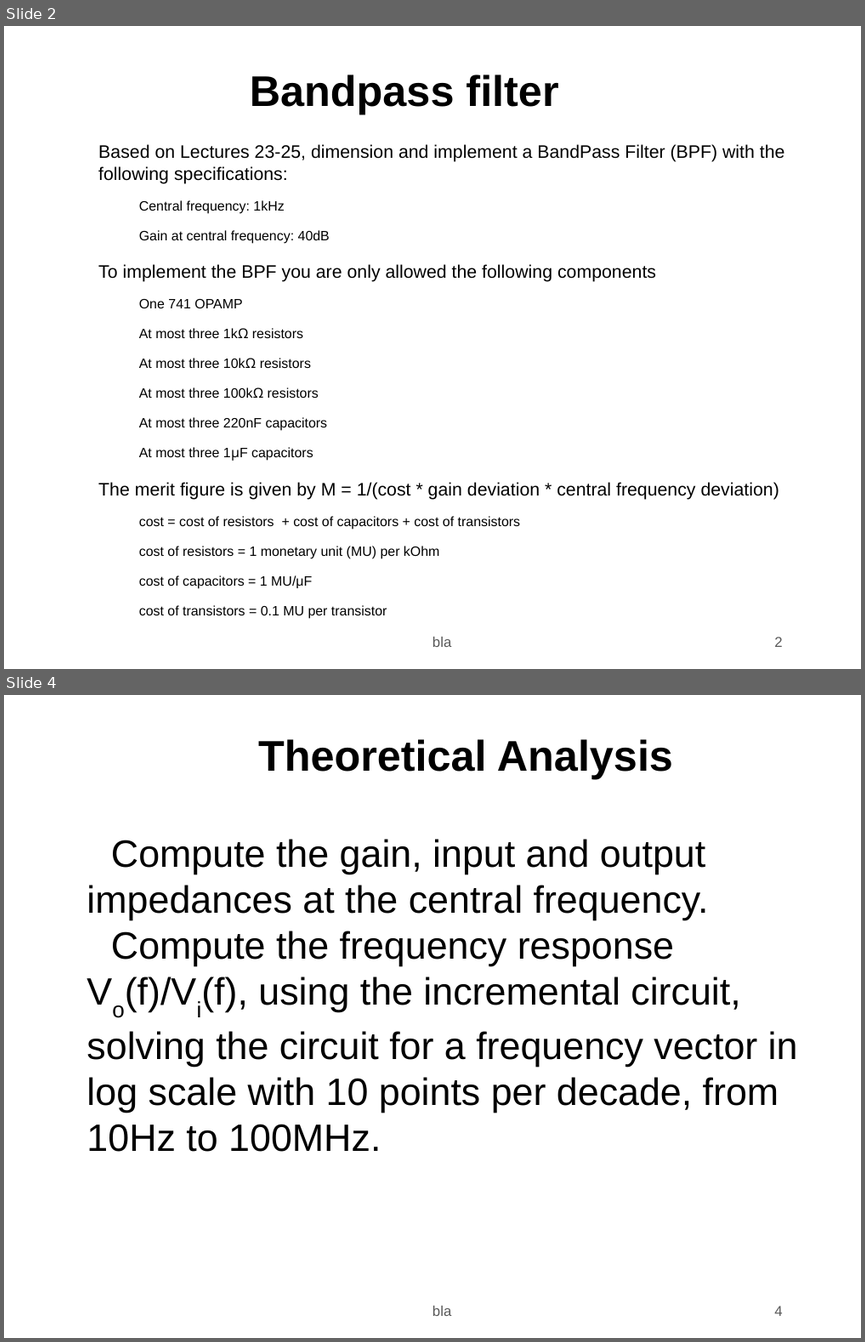
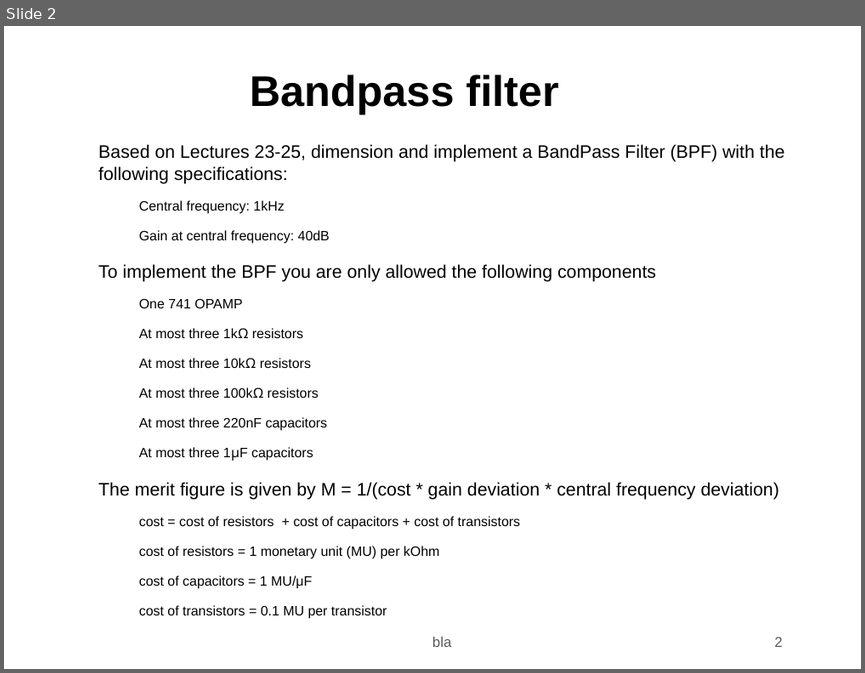
Before and after one commit to joseAf28/ist-tcfe, a slide deck: t5/t5.odp. Shown one above the other, each under a label of ours: slides 2 and 4 before the commit, slide 2 after it; the slides between them are not shown. The pictures are 865x1342 and 865x673 pixels, drawn with LibreOffice and Linux fonts; fonts in the diff are those of the drawing; background and template pictures are left out. Boxes give left, top, right and bottom in pixels: in the first picture for what was removed or moved away, otherwise in the second. Text is boxed around its words. In the diff, an @@ line names an element or a change of style, - is before the commit and + after.

```diff
--- a/t5/t5.odp
+++ b/t5/t5.odp
@@ slide 4 removed at [4,695,861,1338], background picture (left out) @@
@@ title removed at [258,739,673,779] @@
-Theoretical Analysis
@@ text removed at [86,839,798,1151] @@
-1) Compute the gain, input and output impedances at the central frequency.
-2) Compute the frequency response Vo(f)/Vi(f), using the incremental circuit, solving the circuit for a frequency vector in log scale with 10 points per decade, from 10Hz to 100MHz.
@@ text removed at [432,1305,451,1315] @@
-bla
@@ page number removed at [774,1305,782,1315] @@
-4
```
Also in this commit, not shown: 1 slide changed, 2 slides added, 1 other slide removed, 1 other file.
